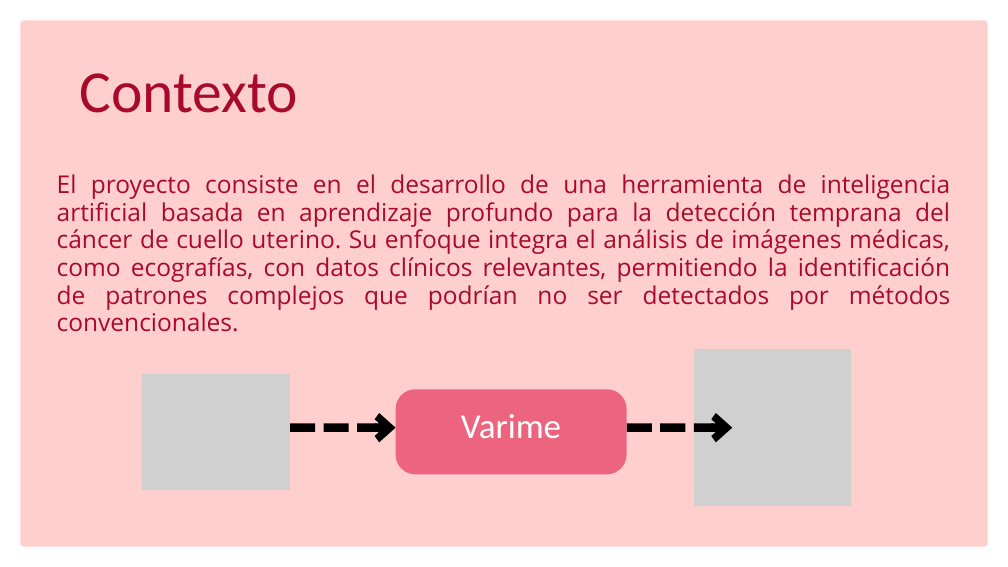
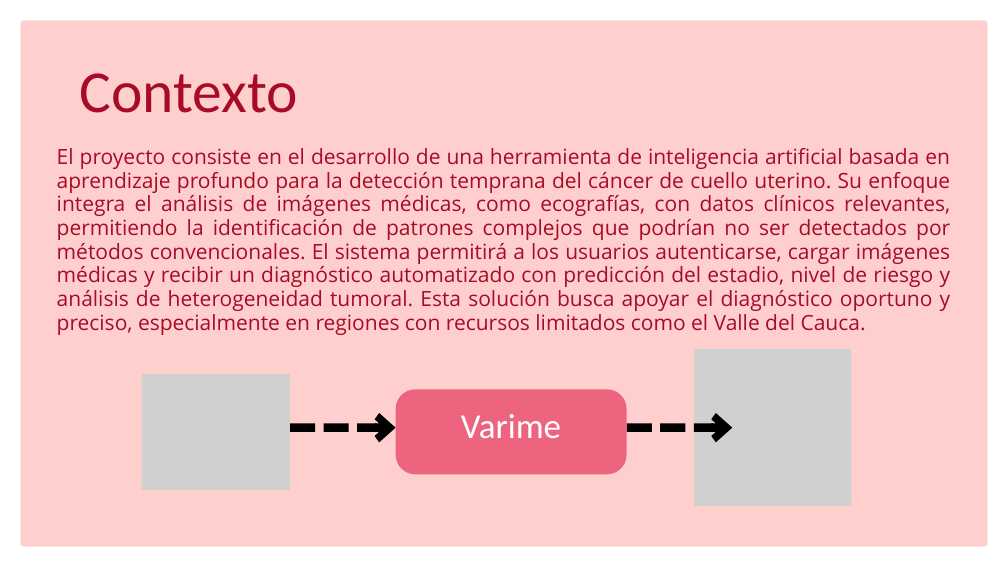
Before and after one commit to Jucer74/SoftwareArchitecture, a slide deck: slide 3 of Project/Context/Varime.Context.pptx. Drawn at 1008x567 pixels with LibreOffice and Linux fonts; fonts in the diff are those of the drawing; grey boxes stand for pictures. Boxes give left, top, right and bottom in pixels: in the first picture for what was removed or moved away, otherwise in the second. Text is boxed around its words. In the diff, an @@ line names an element or a change of style, - is before the commit and + after.

```diff
--- a/Project/Context/Varime.Context.pptx
+++ b/Project/Context/Varime.Context.pptx
@@ text at [57,148,951,335]: text changed; size 35 to 30 pt @@
-El proyecto consiste en el desarrollo de una herramienta de inteligencia artificial basada en aprendizaje profundo para la detección temprana del cáncer de cuello uterino. Su enfoque integra el análisis de imágenes médicas, como ecografías, con datos clínicos relevantes, permitiendo la identificación de patrones complejos que podrían no ser detectados por métodos convencionales.
+El proyecto consiste en el desarrollo de una herramienta de inteligencia artificial basada en aprendizaje profundo para la detección temprana del cáncer de cuello uterino. Su enfoque integra el análisis de imágenes médicas, como ecografías, con datos clínicos relevantes, permitiendo la identificación de patrones complejos que podrían no ser detectados por métodos convencionales. El sistema permitirá a los usuarios autenticarse, cargar imágenes médicas y recibir un diagnóstico automatizado con predicción del estadio, nivel de riesgo y análisis de heterogeneidad tumoral. Esta solución busca apoyar el diagnóstico oportuno y preciso, especialmente en regiones con recursos limitados como el Valle del Cauca.
```
Also in this commit, not shown: 1 other slide changed, 4 slides added, 1 slide removed.
